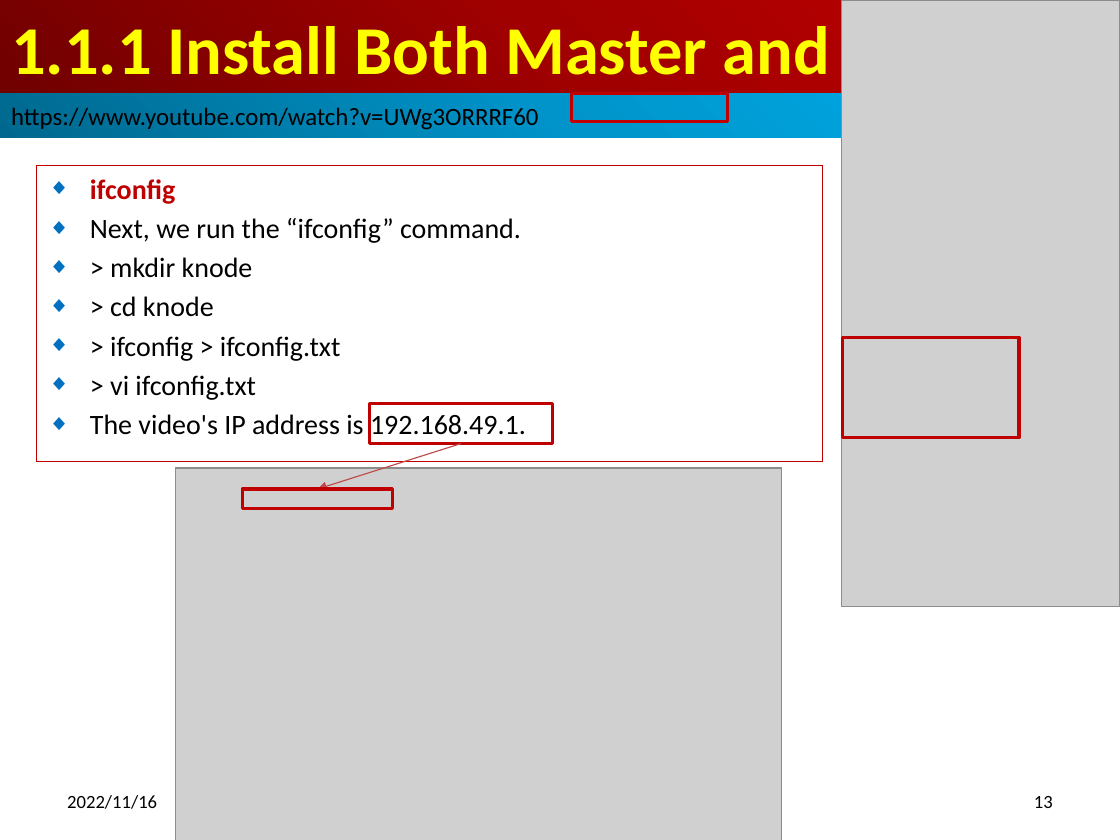
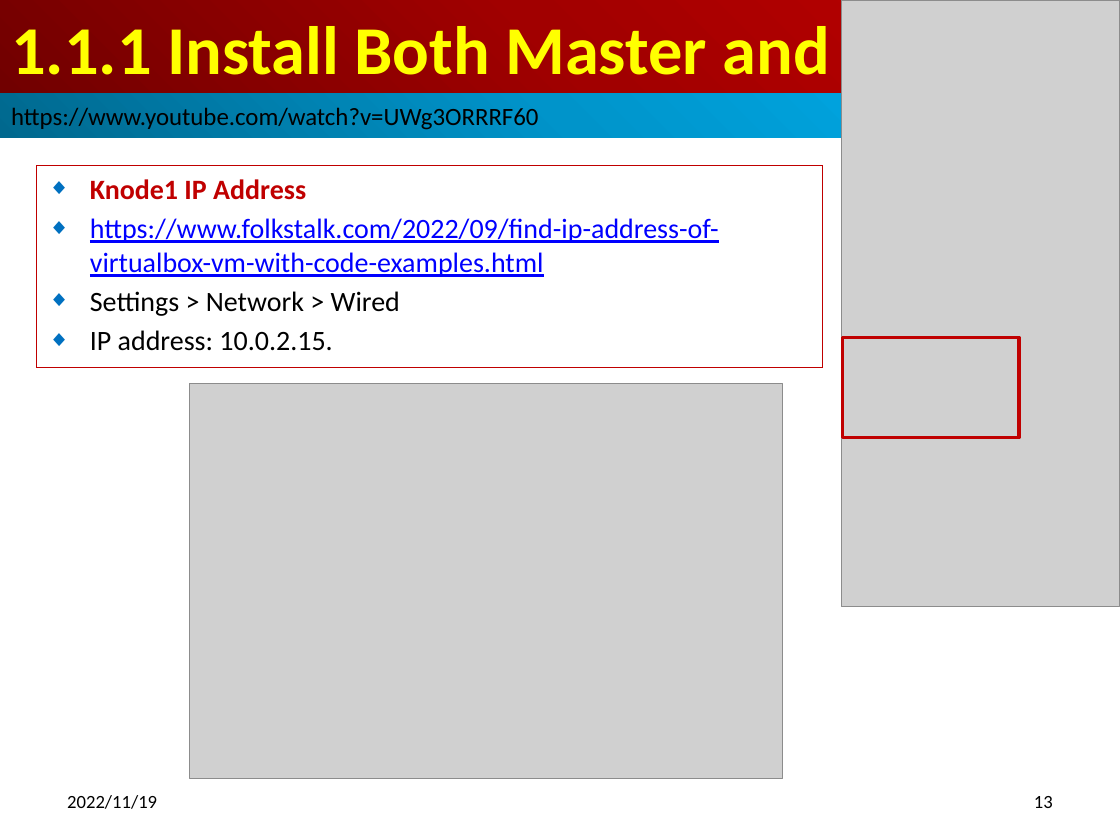
Before and after one commit to peterhchen/900_Kubernetes, a slide deck: slide 13 of 001_01_Install_MS_P02_Slave.pptx. Drawn at 1120x840 pixels with LibreOffice and Linux fonts; fonts in the diff are those of the drawing; grey boxes stand for pictures. Boxes give left, top, right and bottom in pixels: in the first picture for what was removed or moved away, otherwise in the second. Text is boxed around its words. In the diff, an @@ line names an element or a change of style, - is before the commit and + after.

```diff
--- a/001_01_Install_MS_P02_Slave.pptx
+++ b/001_01_Install_MS_P02_Slave.pptx
@@ rectangle removed at [571, 94, 728, 122] @@
@@ subtitle "Knode1 IP Address": place and size @@
-subtitle "Knode1 IP Address" at [37, 166, 823, 461]
+subtitle "Knode1 IP Address" at [37, 166, 823, 367]
@@ subtitle at [90, 179, 719, 351]: text changed; text colour #000000 to #0000FF @@
-◆ ifconfig
-◆ Next, we run the “ifconfig” command.
-◆ > mkdir knode
-◆ > cd knode
-◆ > ifconfig > ifconfig.txt
-◆ > vi ifconfig.txt
-◆ The video's IP address is 192.168.49.1.
+◆ Knode1 IP Address
+◆ https://www.folkstalk.com/2022/09/find-ip-address-of-virtualbox-vm-with-code-examples.html
+◆ Settings > Network > Wired
+◆ IP address: 10.0.2.15.
@@ picture: place and size @@
-picture at [176, 468, 782, 840]
+picture at [189, 383, 783, 778]
@@ rectangle removed at [370, 404, 553, 444] @@
@@ arrow removed from (461, 444) to (317, 489) @@
@@ rectangle removed at [243, 489, 393, 508] @@
@@ text at [67, 795, 157, 809]: text changed @@
-2022/11/16
+2022/11/19
```
Also in this commit, not shown: 29 other slides changed, 1 slide added.
